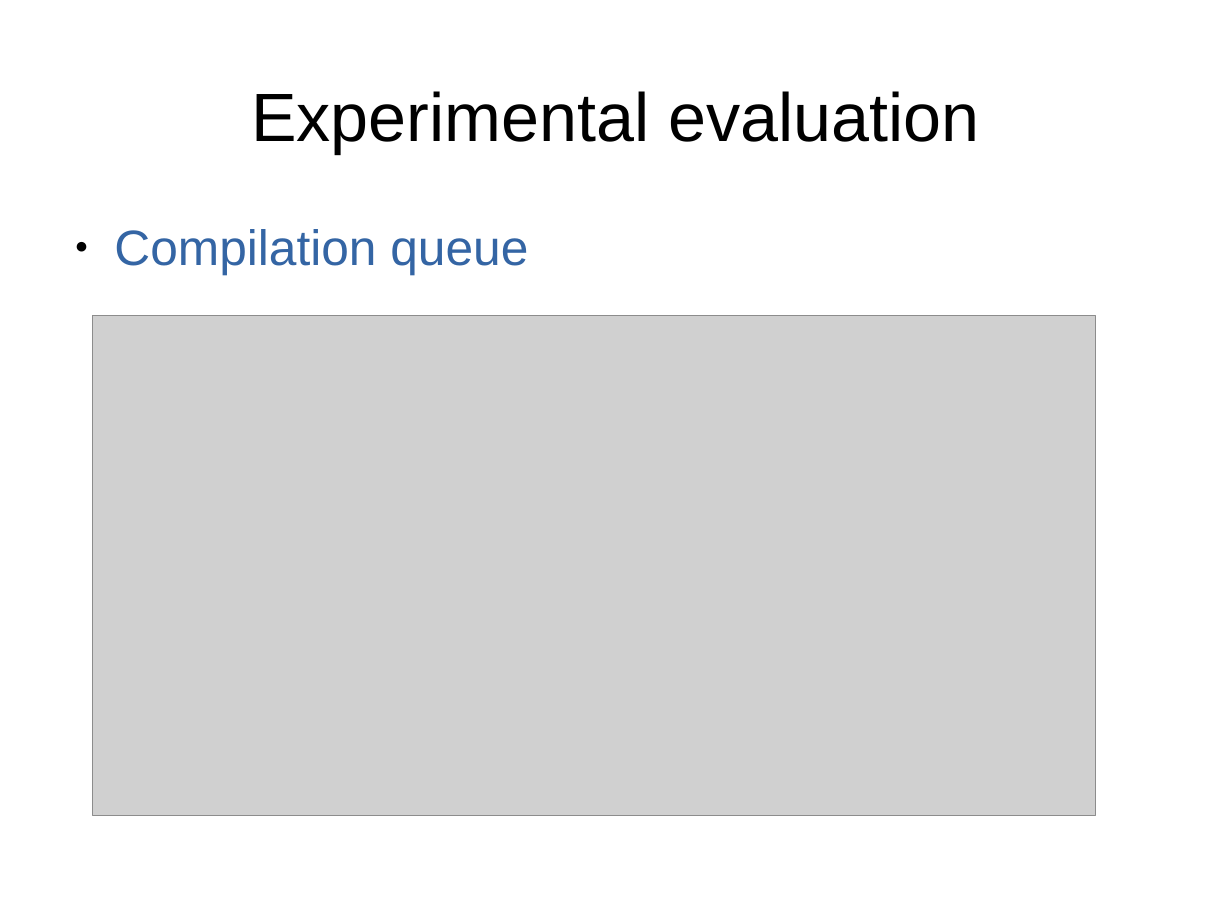
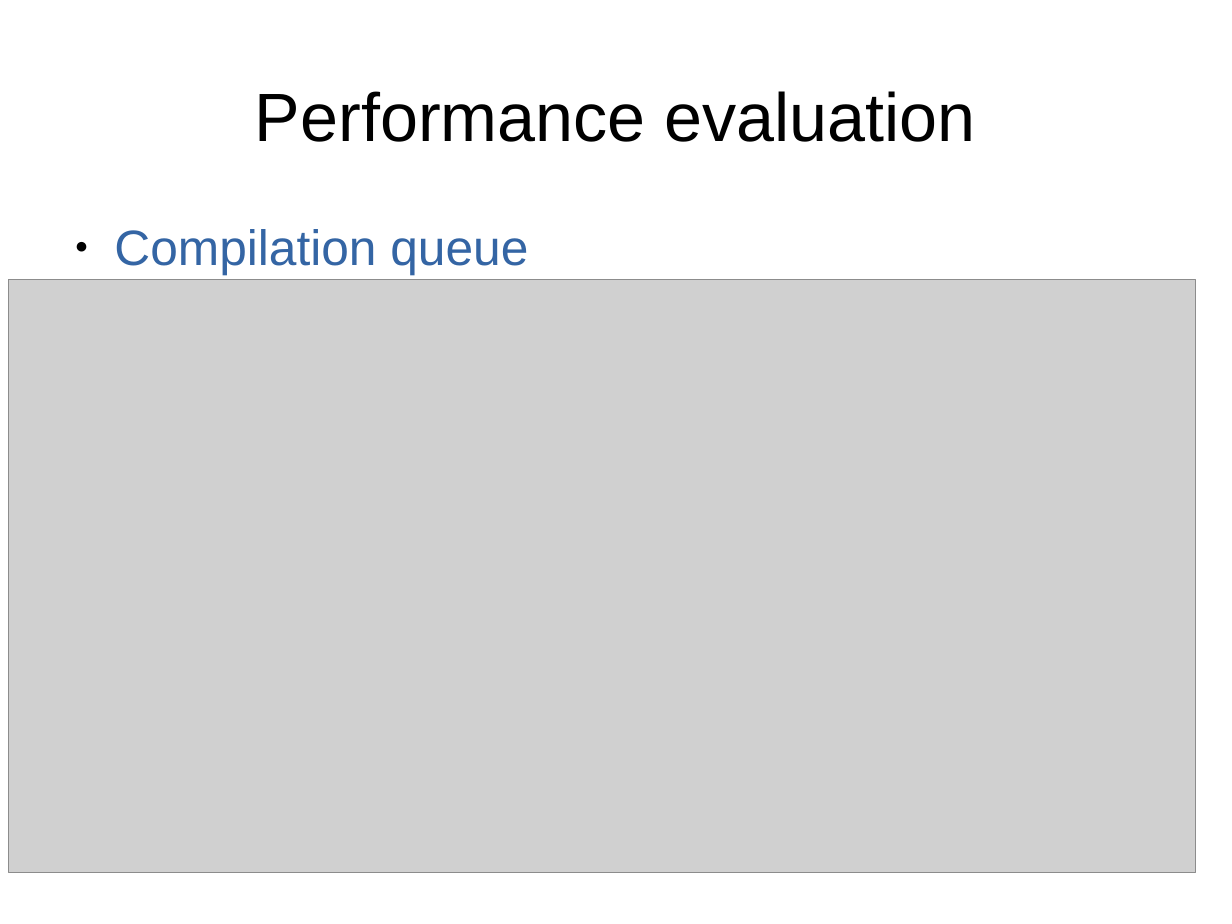
Before and after one commit to mohlerm/hotspot, a slide deck: slide 12 of presentation/profile_caching_mohlerm_presentation.odp. Drawn at 1232x924 pixels with LibreOffice and Linux fonts; fonts in the diff are those of the drawing; grey boxes stand for pictures. Boxes give left, top, right and bottom in pixels: in the first picture for what was removed or moved away, otherwise in the second. Text is boxed around its words. In the diff, an @@ line names an element or a change of style, - is before the commit and + after.

```diff
--- a/presentation/profile_caching_mohlerm_presentation.odp
+++ b/presentation/profile_caching_mohlerm_presentation.odp
@@ title at <box>255,91,976,142</box>: text changed @@
-Experimental evaluation
+Performance evaluation
@@ picture: place and size @@
-picture at <box>93,315,1096,816</box>
+picture at <box>9,279,1196,873</box>
```
Also in this commit, not shown: 5 other slides changed, 1 slide added, 30 other files.
